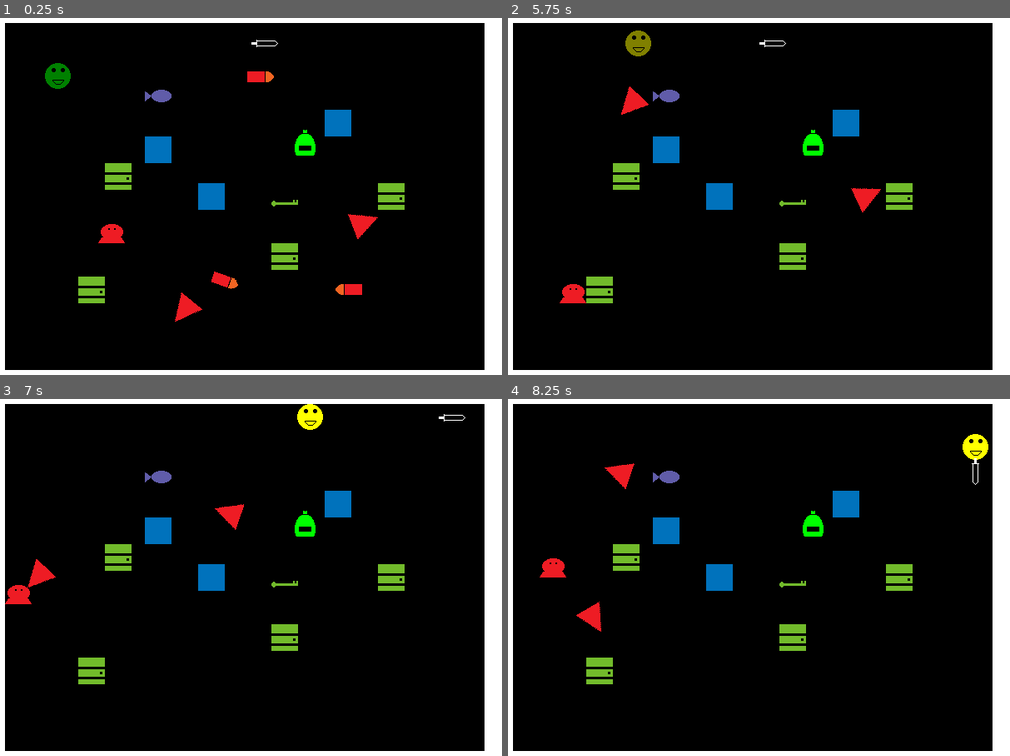
Above: before the commit, frames 1-4 (two rows, left to right).
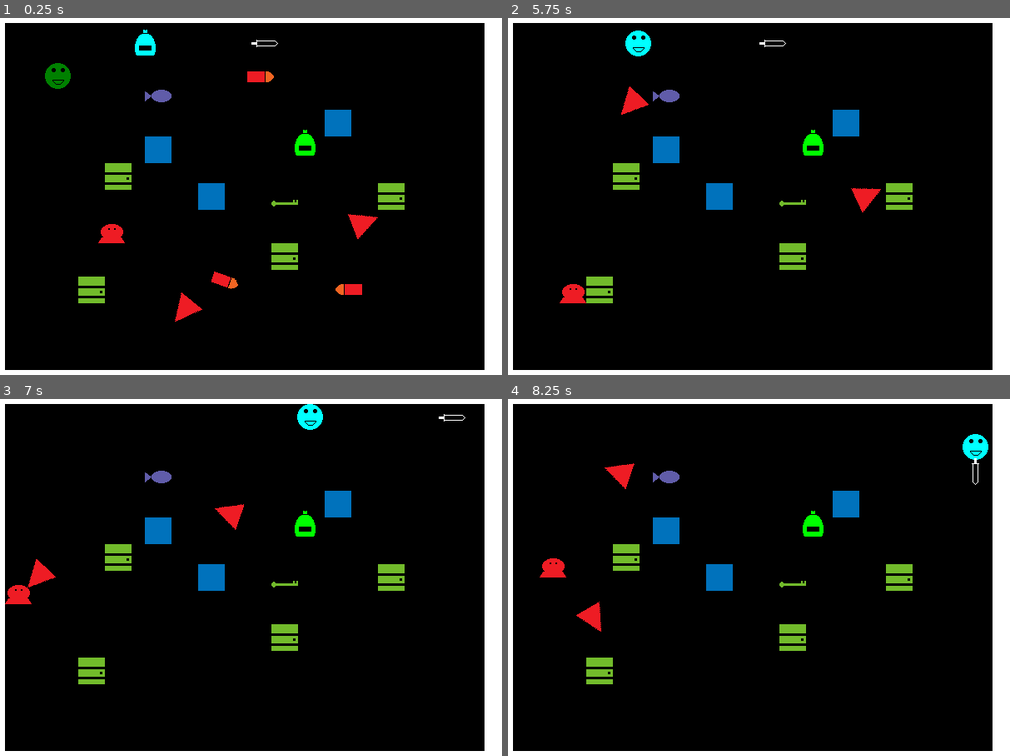
Above: after the commit, the same moments.

Repository: andOlga/game-off-2024
Game: Godot game, scene res://test_scene.tscn
The game is run twice, just before and just after one commit, with the same random seed, the same clock (stepped at 60 frames per second) and the same inputs. Sound files missing from this copy of the repository are replaced by a short silence.
Inputs:
- Up to frame 1 (0.25 s): no input
- Up to frame 2 (5.75 s): tap Enter (action_pause) at 0.5 s; hold Up (move_up) 0.53-2.03 s; tap X (action_item) at 0.6, 2.85, 5.1 s; tap Space (action_select) at 1.35, 3.6 s; hold Left (move_left) 2.03-3.53 s; tap Z (action_sword) at 2.1, 4.35 s; hold Down (move_down) 3.53-4.28 s; hold Right (move_right) 4.28-5.03 s; hold Up (move_up) from 5.03 s (still down)
- Up to frame 3 (7 s): release Up (move_up) at 5.78 s; hold Right (move_right) from 5.78 s (still down); tap Space (action_select) at 5.85 s; tap Z (action_sword) at 6.6 s
- Up to frame 4 (8.25 s): tap X (action_item) at 7.35 s; release Right (move_right) at 8.03 s; hold Down (move_down) from 8.03 s (still down); tap Space (action_select) at 8.1 s

The runs differ from the first frame. In frame 1, 0.2% of the frame differs, in the area x 26-32%, y 3-11%; in frame 2, 0.3%, in the area x 23-29%, y 3-11%; in frame 3, 0.3%; in frame 4, 0.3%.

Commit message:
Implement InvulnPotion

Diff:
--- /dev/null
+++ b/game_objects/pickups/invuln_potion.gd
@@ -0,0 +1,7 @@
+@icon("res://sprite_images/sPotionInvuln.png")
+
+extends BasePickup
+
+func activate(activator: Player) -> void:
+	activator.is_hurting = true
+	activator.get_node("Sprite").modulate = Color("00FFFF")
--- /dev/null
+++ b/game_objects/pickups/invuln_potion.tscn
@@ -0,0 +1,11 @@
+[gd_scene load_steps=4 format=3 uid="uid://cgww5eeov0dl4"]
+
+[ext_resource type="PackedScene" uid="uid://bojby5emvgqx1" path="res://game_objects/pickups/!base_pickup.tscn" id="1_x4quo"]
+[ext_resource type="Script" uid="uid://dbf1tjhuudcjr" path="res://game_objects/pickups/invuln_potion.gd" id="2_idssr"]
+[ext_resource type="Texture2D" uid="uid://bo1mvw2se4508" path="res://sprite_images/sPotionInvuln.png" id="2_q437t"]
+
+[node name="InvulnPotion" instance=ExtResource("1_x4quo")]
+script = ExtResource("2_idssr")
+
+[node name="Sprite" parent="." index="0"]
+texture = ExtResource("2_q437t")
--- a/test_scene.tscn
+++ b/test_scene.tscn
@@ -12,6 +12,7 @@
 [ext_resource type="PackedScene" uid="uid://d265m4a33q21" path="res://game_objects/pickups/sword.tscn" id="10_vr1i5"]
 [ext_resource type="PackedScene" uid="uid://bnjygso137p73" path="res://game_objects/pickups/key.tscn" id="11_oo8pe"]
 [ext_resource type="PackedScene" uid="uid://b25oxmnsnq3h6" path="res://game_objects/obstacles/door.tscn" id="12_4gito"]
+[ext_resource type="PackedScene" uid="uid://cgww5eeov0dl4" path="res://game_objects/pickups/invuln_potion.tscn" id="13_4gito"]
 
 [node name="TestScene" type="Node2D"]
 
@@ -79,3 +80,6 @@
 
 [node name="Door4" parent="Key" instance=ExtResource("12_4gito")]
 position = Vector2(-200, -32)
+
+[node name="InvulnPotion" parent="." instance=ExtResource("13_4gito")]
+position = Vector2(184, 40)
Not shown, added: game_objects/pickups/invuln_potion.gd.uid
Not shown: 1 places in test_scene.tscn that only renumber resources
